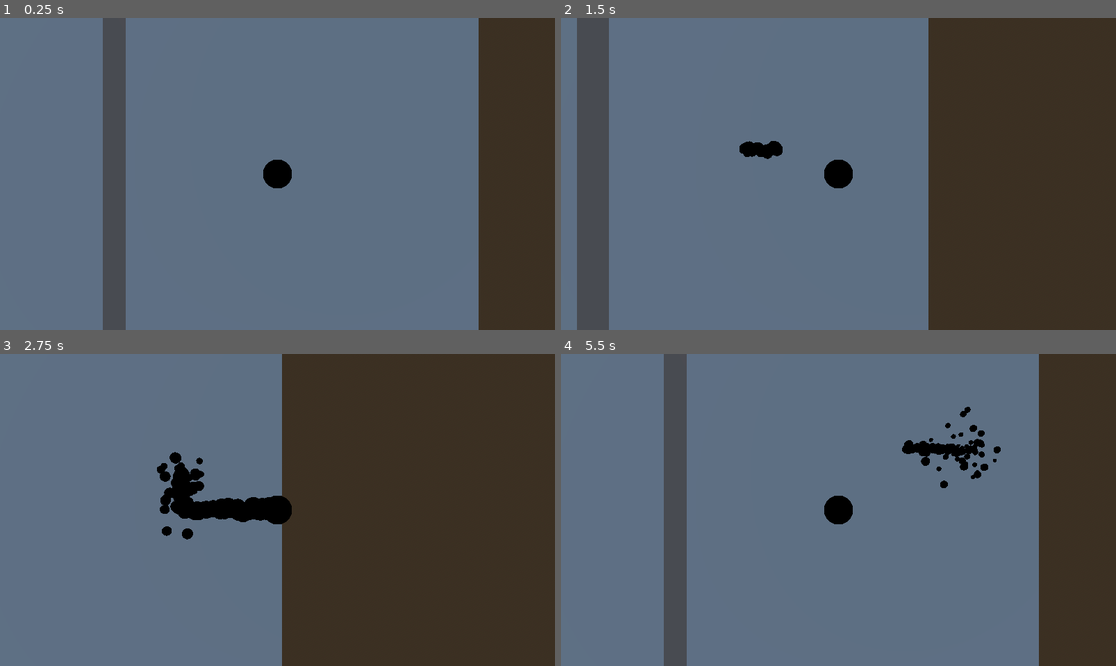
Above: before the commit, frames 1-4 (two rows, left to right).
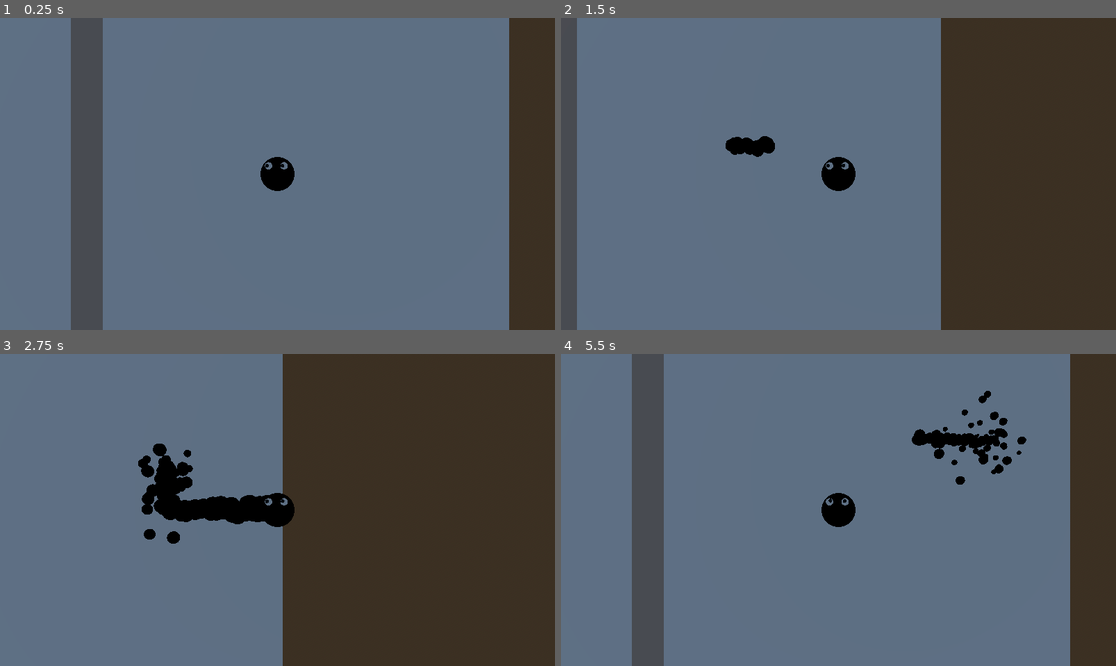
Above: after the commit, the same moments.

Repository: fossinating/trianglegamejam
Game: Godot game, scene res://levels/workshop.tscn
Same seed, same stepped clock (60 frames per second), same inputs: the game is played once before the commit and once after it.
Inputs:
- Up to frame 1 (0.25 s): no input
- Up to frame 2 (1.5 s): tap Enter at 0.5 s; hold D (move_right) 0.53-1.28 s; tap Space (jump) at 0.77 s; hold S (move_down) from 1.28 s (still down)
- Up to frame 3 (2.75 s): tap Space (jump) at 1.52 s; release S (move_down) at 2.03 s; hold D (move_right) from 2.03 s (still down)
- Up to frame 4 (5.5 s): release D (move_right) at 2.78 s; hold W (move_up) 2.78-3.53 s; tap Space (jump) at 3.02, 3.77, 4.52 s; hold A (move_left) 3.53-5.03 s; hold S (move_down) from 5.03 s (still down)

The runs differ from the first frame. In frame 1, 16% of the frame differs, in the area x 12-92%, y 0-100%; in frame 2, 11%; in frame 3, 1.8%; in frame 4, 17%.

Commit message:
Add googly eyes to player

Diff:
--- /dev/null
+++ b/entities/player/googly_eye.gd
@@ -0,0 +1,42 @@
+extends Node3D
+
+
+@onready var black_bit: MeshInstance3D = get_node("Black bit")
+
+var last_position: Vector3
+
+
+@export_range(0, 1.0) var inherit_velocity = 0.5
+@export_range(0, 1.0) var damping = 0.1
+
+@export_range(0, 90) var rand_max_rotation = 10
+
+
+var black_bit_velocity := Vector3.ZERO
+
+# Called every frame. 'delta' is the elapsed time since the previous frame.
+func _physics_process(delta: float):
+	if last_position:
+		var difference = global_position - last_position
+		difference.y = 0
+
+		black_bit_velocity -= difference * inherit_velocity
+
+		black_bit.position += black_bit_velocity * delta
+
+
+		var dist = black_bit.position.length()
+		if dist > 0.045:
+			black_bit.position *= 0.045 / dist
+			black_bit_velocity = -black_bit_velocity.rotated(Vector3.UP, deg_to_rad(randf_range(-rand_max_rotation, rand_max_rotation)))
+
+		black_bit_velocity -= black_bit_velocity * damping * delta
+
+		print(black_bit_velocity)
+
+
+
+
+
+
+	last_position = global_position
--- /dev/null
+++ b/entities/player/googly_eye.tscn
@@ -0,0 +1,44 @@
+[gd_scene load_steps=7 format=3 uid="uid://kesgwtbvfg1h"]
+
+[ext_resource type="Script" path="res://entities/player/googly_eye.gd" id="1_eosx3"]
+
+[sub_resource type="CylinderMesh" id="CylinderMesh_53mh5"]
+top_radius = 0.1
+bottom_radius = 0.1
+height = 0.005
+
+[sub_resource type="StandardMaterial3D" id="StandardMaterial3D_v14tw"]
+albedo_color = Color(0, 0, 0, 1)
+
+[sub_resource type="CylinderMesh" id="CylinderMesh_a3t0e"]
+material = SubResource("StandardMaterial3D_v14tw")
+top_radius = 0.05
+bottom_radius = 0.05
+height = 0.01
+
+[sub_resource type="StandardMaterial3D" id="StandardMaterial3D_y0v3b"]
+transparency = 1
+albedo_color = Color(1, 1, 1, 0.0352941)
+clearcoat_enabled = true
+
+[sub_resource type="SphereMesh" id="SphereMesh_e6dsa"]
+material = SubResource("StandardMaterial3D_y0v3b")
+radius = 0.1
+height = 0.02
+is_hemisphere = true
+
+[node name="Googly Eye" type="Node3D"]
+script = ExtResource("1_eosx3")
+
+[node name="White bit" type="MeshInstance3D" parent="."]
+transform = Transform3D(1, 0, 0, 0, 1, 0, 0, 0, 1, 0, -0.005, 0)
+mesh = SubResource("CylinderMesh_53mh5")
+
+[node name="Black bit" type="MeshInstance3D" parent="."]
+transform = Transform3D(1, 0, 0, 0, 1, 0, 0, 0, 1, -0.045, 0, 0)
+mesh = SubResource("CylinderMesh_a3t0e")
+
+[node name="MeshInstance3D" type="MeshInstance3D" parent="."]
+transform = Transform3D(1, 0, 0, 0, 1, 0, 0, 0, 1, 0, -0.005, 0)
+visible = false
+mesh = SubResource("SphereMesh_e6dsa")
--- a/entities/player/player.tscn
+++ b/entities/player/player.tscn
@@ -1,6 +1,7 @@
-[gd_scene load_steps=10 format=3 uid="uid://bqvbt7ofxnn0b"]
+[gd_scene load_steps=11 format=3 uid="uid://bqvbt7ofxnn0b"]
 
 [ext_resource type="Script" path="res://entities/player/player.gd" id="1_boxuu"]
+[ext_resource type="PackedScene" uid="uid://kesgwtbvfg1h" path="res://entities/player/googly_eye.tscn" id="2_kn8ih"]
 
 [sub_resource type="SphereShape3D" id="SphereShape3D_vstp2"]
 
@@ -49,7 +50,7 @@
 transform = Transform3D(1, 0, 0, 0, -4.37114e-08, 1, 0, -1, -4.37114e-08, 0, 0, 0)
 
 [node name="Camera3D" type="Camera3D" parent="Node3D"]
-transform = Transform3D(1, 0, 0, 0, 1, 0, 0, 0, 1, 0, -3.0598e-07, 7)
+transform = Transform3D(1, 0, 0, 0, 1, 0, 0, 0, 1, 0, 0, 6)
 
 [node name="Ink Trail Particles" type="GPUParticles3D" parent="."]
 amount = 150
@@ -63,3 +64,11 @@
 hit_from_inside = true
 collide_with_areas = true
 collide_with_bodies = false
+
+[node name="Googly Eye" parent="." instance=ExtResource("2_kn8ih")]
+transform = Transform3D(1, 0, 0, 0, 1, 0, 0, 0, 1, -0.241533, 0.504706, -0.220065)
+damping = 0.1
+
+[node name="Googly Eye2" parent="." instance=ExtResource("2_kn8ih")]
+transform = Transform3D(1, 0, 0, 0, 1, 0, 0, 0, 1, 0.178728, 0.504706, -0.220065)
+damping = 0.1
